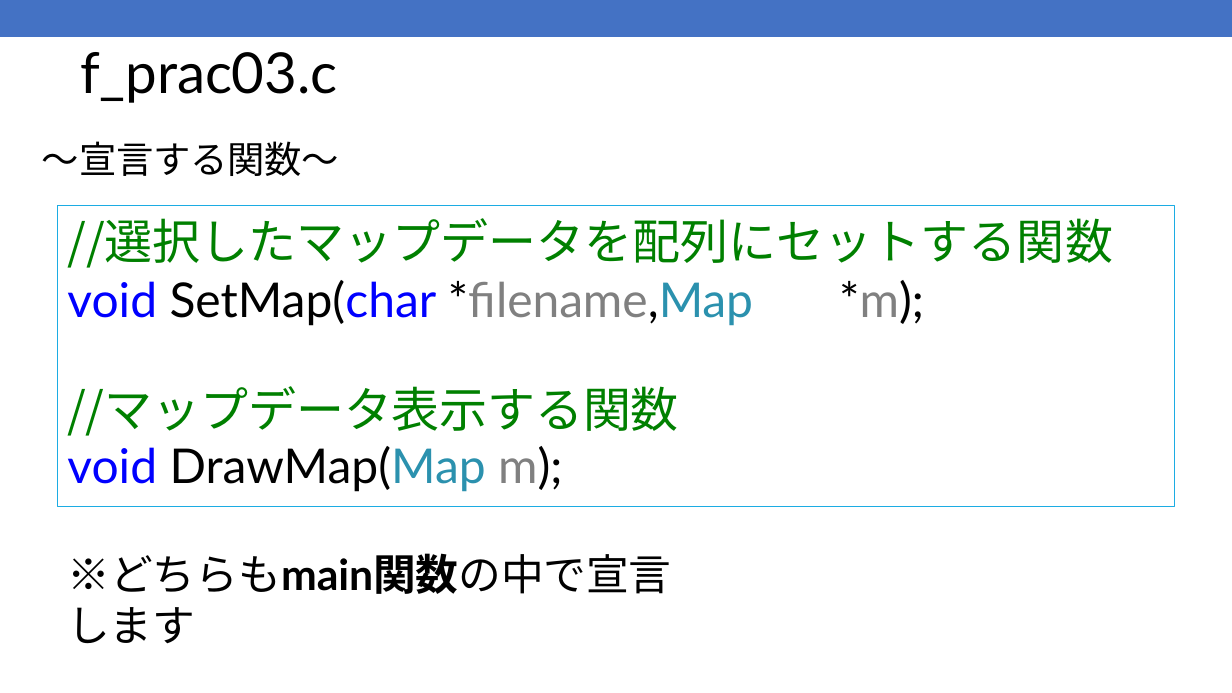
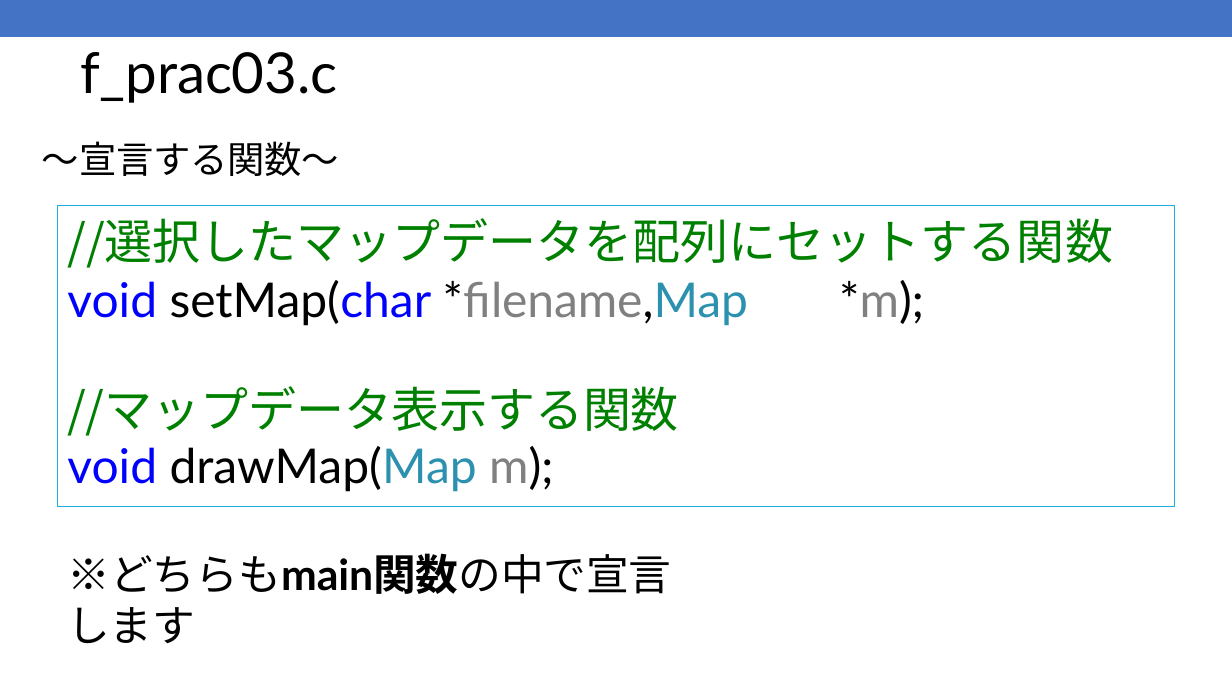
Before and after one commit to kic-murata/cpp2025, a slide deck: slide 19 of 授業資料/演習問題：ファイル処理.pptx (slide 37 before the commit). Drawn at 1232x693 pixels with LibreOffice and Linux fonts; fonts in the diff are those of the drawing. Boxes give left, top, right and bottom in pixels: in the first picture for what was removed or moved away, otherwise in the second. Text is boxed around its words. In the diff, an @@ line names an element or a change of style, - is before the commit and + after.

```diff
--- a/授業資料/演習問題：ファイル処理.pptx
+++ b/授業資料/演習問題：ファイル処理.pptx
@@ text at [67,218,1113,492]: text changed @@
-//選択したマップデータを配列にセットする関数 void SetMap(char *filename,Map *m);
-//マップデータ表示する関数 void DrawMap(Map m);
+//選択したマップデータを配列にセットする関数 void setMap(char *filename,Map *m);
+//マップデータ表示する関数 void drawMap(Map m);
```
Also in this commit, not shown: 6 other slides changed, 21 slides removed, 4 other files.
